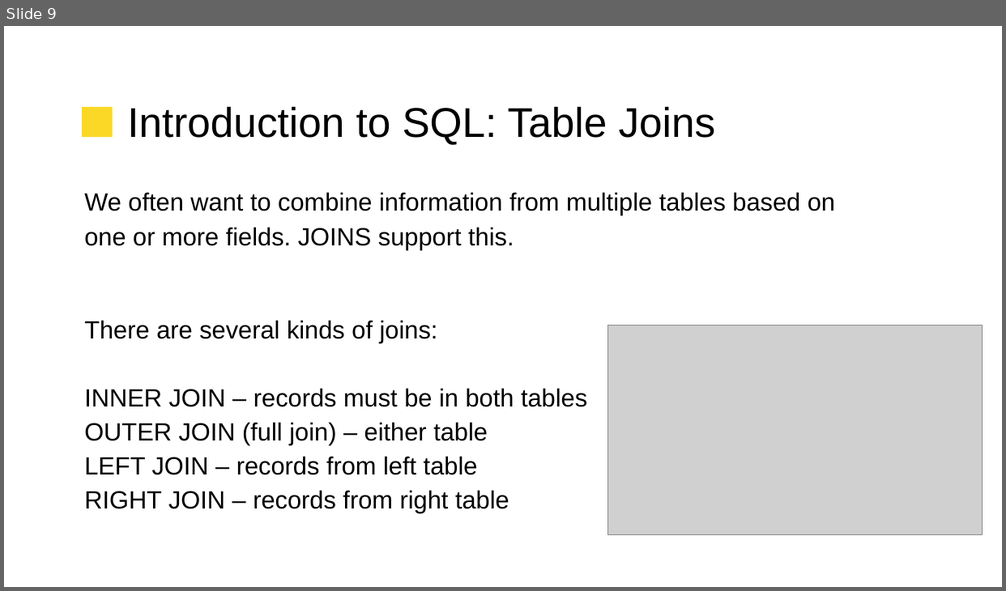
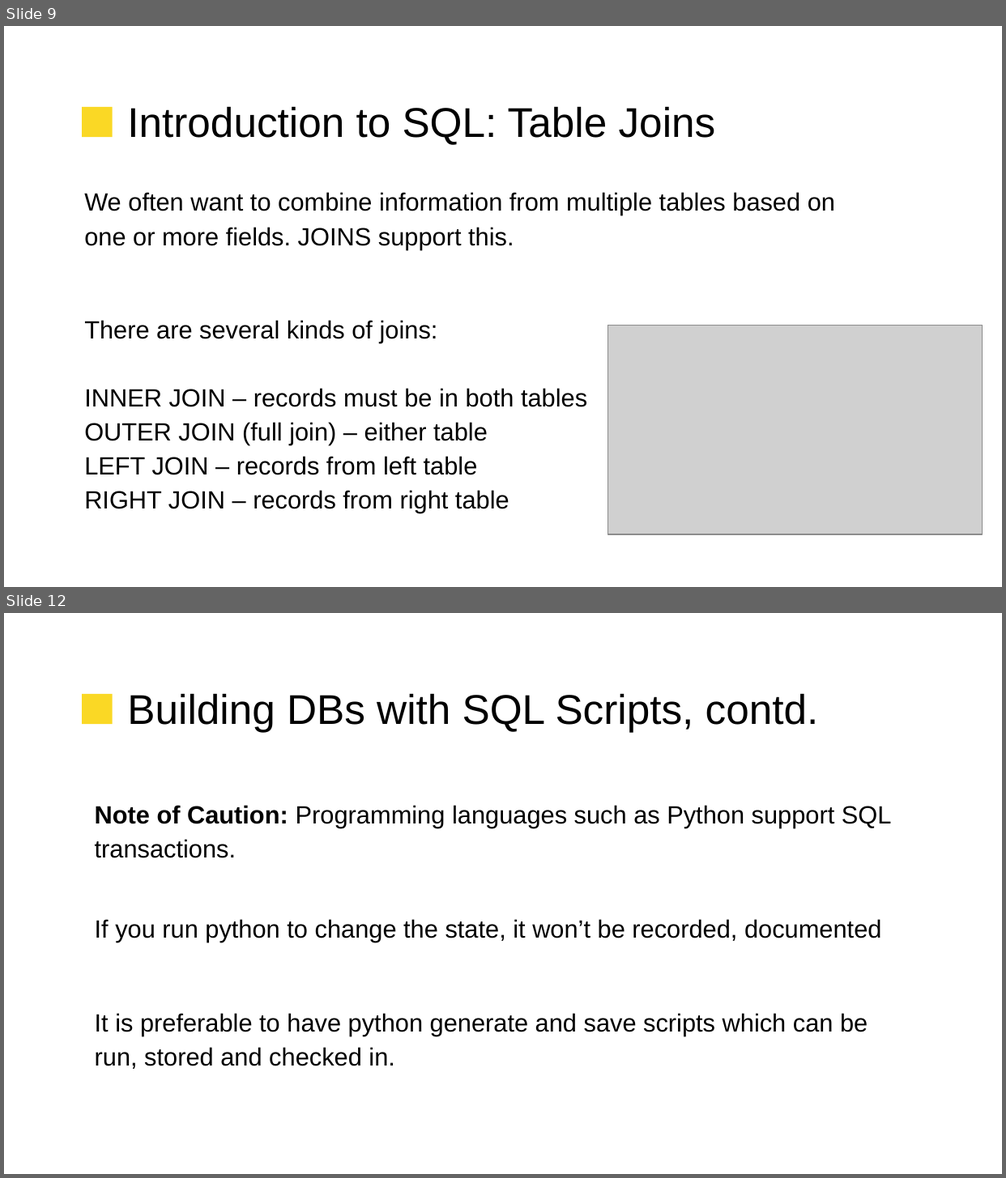
Before and after one commit to UVADS/data_engineering, a slide deck: database_sw_kills/db_build.pptx. Shown one above the other, each under a label of ours: slide 9 before the commit, slides 9 and 12 after it; the slides between them are not shown. The pictures are 1006x591 and 1006x1178 pixels, drawn with LibreOffice and Linux fonts; fonts in the diff are those of the drawing; grey boxes stand for pictures; background and template pictures are left out. Boxes give left, top, right and bottom in pixels: in the first picture for what was removed or moved away, otherwise in the second. Text is boxed around its words. In the diff, an @@ line names an element or a change of style, - is before the commit and + after.

```diff
--- a/database_sw_kills/db_build.pptx
+++ b/database_sw_kills/db_build.pptx
@@ slide 12 added at (4, 613, 1002, 1174), background picture (left out); not listed: 1 template element that a slide beside it also shows @@
@@ text added at (127, 693, 819, 732), 30 pt, text #000000 @@
+Building DBs with SQL Scripts, contd.
@@ text added at (95, 805, 892, 1069), 18 pt, text #000000 @@
+Note of Caution: Programming languages such as Python support SQL transactions.
+If you run python to change the state, it won’t be recorded, documented
+It is preferable to have python generate and save scripts which can be run, stored and checked in.
@@ table added at (952, 1042, 976, 1054), 1 rows, 1 columns @@
+
```
Also in this commit, not shown: 3 slides changed.
